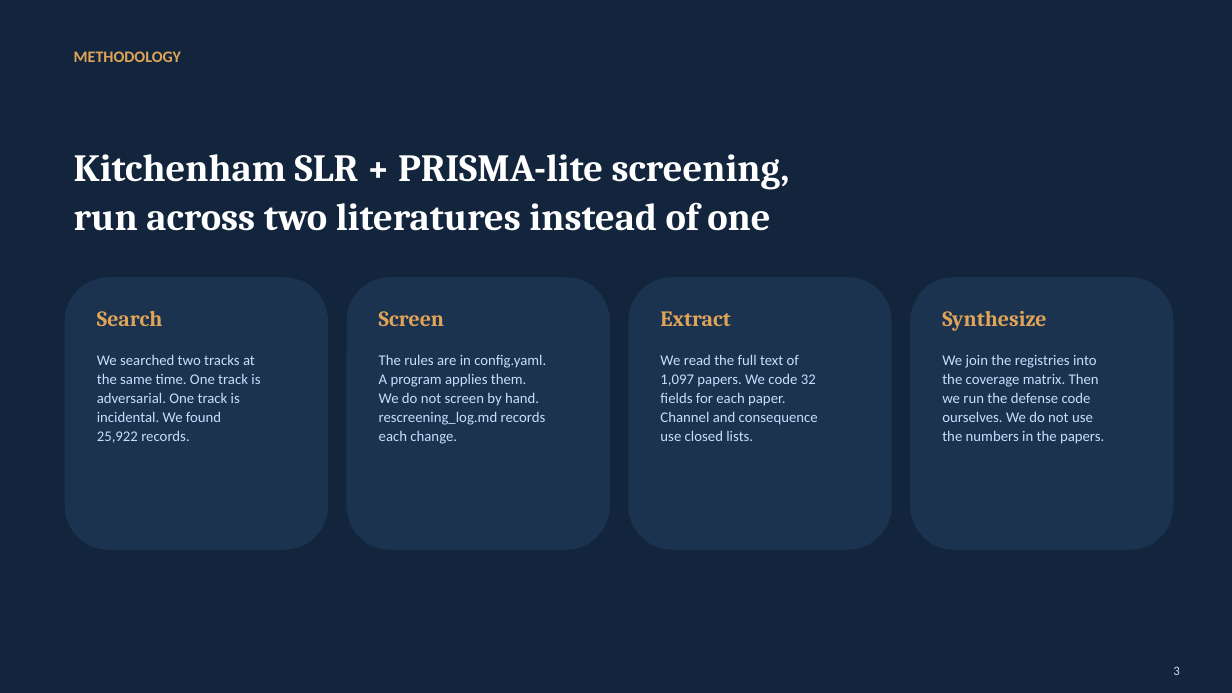
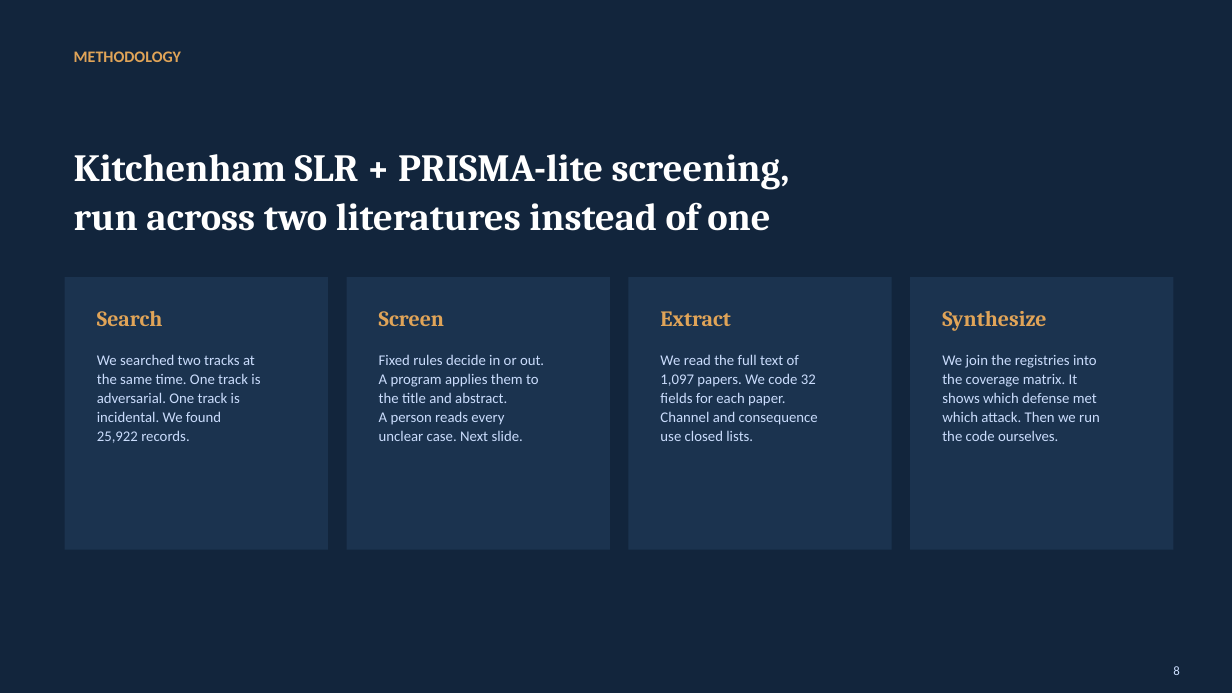
Before and after one commit to Nyamtulla/context_poison, a slide deck: slide 8 of context_sok_results_presentation.pptx (slide 3 before the commit). Drawn at 1232x693 pixels with LibreOffice and Linux fonts; fonts in the diff are those of the drawing. Boxes give left, top, right and bottom in pixels: in the first picture for what was removed or moved away, otherwise in the second. Text is boxed around its words. In the diff, an @@ line names an element or a change of style, - is before the commit and + after.

```diff
--- a/context_sok_results_presentation.pptx
+++ b/context_sok_results_presentation.pptx
@@ rounded rectangle to rectangle in 4 elements at (65, 277, 328, 550), (347, 277, 610, 550), (628, 277, 892, 550), (910, 277, 1174, 550) @@
@@ text at (379, 354, 544, 441): text changed @@
-The rules are in config.yaml.
-A program applies them.
-We do not screen by hand.
-rescreening_log.md records
-each change.
+Fixed rules decide in or out.
+A program applies them to
+the title and abstract.
+A person reads every
+unclear case. Next slide.
@@ text at (942, 373, 1100, 441): text changed @@
-the coverage matrix. Then
-we run the defense code
-ourselves. We do not use
-the numbers in the papers.
+the coverage matrix. It
+shows which defense met
+which attack. Then we run
+the code ourselves.
@@ text at (1173, 666, 1179, 675): text changed @@
-3
+8
```
Also in this commit, not shown: 24 other slides changed, 7 slides added, 2 other files.
